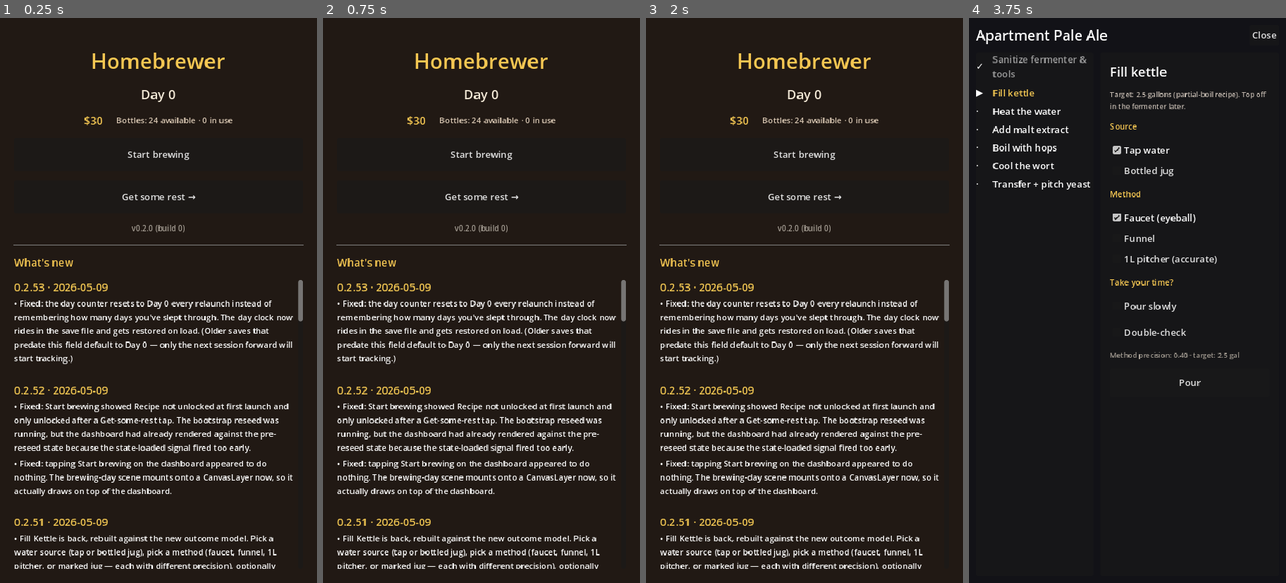
Above: before the commit, frames 1-4 (left to right).
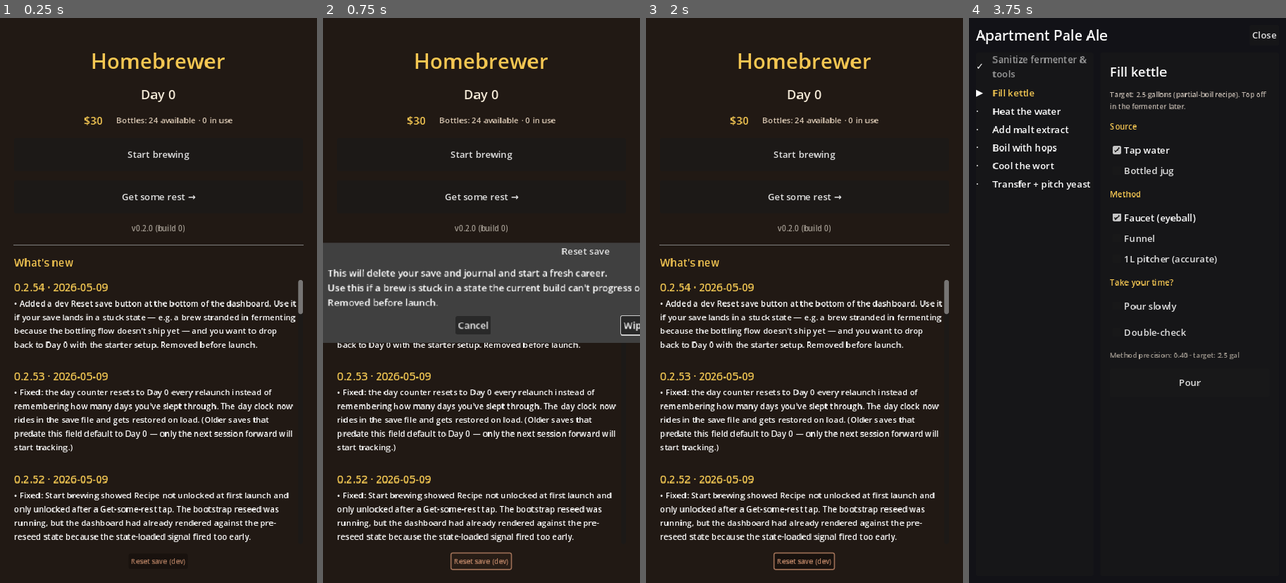
Above: after the commit, the same moments.

Repository: Shadaeiou/homebrewer
Game: Godot game, scene res://scenes/main.tscn
Same seed, same stepped clock (60 frames per second), same inputs: the game is played once before the commit and once after it.
Inputs (mouse positions are in pixels of both pictures, inside the frame that each line leads up to):
- Up to frame 1 (0.25 s): no input
- Up to frame 2 (0.75 s): click (481, 560) at 0.5 s, where only the run after the commit has a clickable "Reset save (dev)"
- Up to frame 3 (2 s): click (794, 323) at 1.25 s, where only the run after the commit has a clickable "Cancel"
- Up to frame 4 (3.75 s): click "Start brewing" at 2 s; click "Start brewing" at 2.75 s; click "Continue" at 3.5 s

The runs differ from the first frame. In frame 1, 9.7% of the frame differs, in the area x 4-96%, y 47-98%; in frame 2, 25%, in the area x 0-100%, y 39-98%; in frame 3, 9.8%; in frame 4, less than 0.1%.

Commit message:
Add dev "Reset save" button + plug test save-leak
Players can land in stuck states while v1 mini-games are still
landing — the canonical one right now is a brew stranded in
FERMENTING because the bottling flow hasn't shipped, so
free_fermenter_count() is 0 forever and Start brewing greys out
permanently. Until bottling lands, give them an escape hatch.

systems/save_service.gd
  + wipe_and_reset(): deletes save.json + save.json.tmp + journal.jsonl,
    then GameState.reset_to_new_career(). reset_to_new_career fires
    notify_state_loaded so the dashboard re-renders against the fresh
    tree without a relaunch.

scenes/dashboard.tscn
  + DevResetButton: small dim-orange button below the changelog scroll,
    "Reset save (dev)". Modulate Color(0.78, 0.55, 0.42) and font_size 12
    keep it visually subordinate.
  + ResetConfirmDialog: ConfirmationDialog with copy that explains what
    state gets wiped (save + journal) and that the button is dev-only,
    so a player who taps by accident has a clear cancel path.

scripts/dashboard.gd
  Wire the button → popup confirm → SaveService.wipe_and_reset.

tests/scene/test_save_round_trip.gd
  test_day_clock_persists_through_round_trip was calling
  TimeService.advance_day() which fires SaveService.save_now and
  writes user://save.json. The screenshot harness then loaded that
  save next dev-check pass, so main.png showed Day 7 instead of Day 0.
  Replaced with a direct GameState.data["player_meta"]["day_clock"] = 7
  poke that doesn't tick TimeService and resets player_meta after.

76/76 tests, 287 asserts. screenshots/main.png shows Reset save (dev)
sitting at the bottom of the dashboard. changelog 0.2.54.

Diff:
--- a/godot/data/changelog.json
+++ b/godot/data/changelog.json
@@ -1,4 +1,11 @@
 [
+  {
+    "version": "0.2.54",
+    "date": "2026-05-09",
+    "bullets": [
+      "Added a dev Reset save button at the bottom of the dashboard. Use it if your save lands in a stuck state — e.g. a brew stranded in fermenting because the bottling flow doesn't ship yet — and you want to drop back to Day 0 with the starter setup. Removed before launch."
+    ]
+  },
   {
     "version": "0.2.53",
     "date": "2026-05-09",
--- a/godot/scenes/dashboard.tscn
+++ b/godot/scenes/dashboard.tscn
@@ -141,3 +141,20 @@
 layout_mode = 2
 size_flags_horizontal = 3
 theme_override_constants/separation = 12
+
+[node name="DevResetButton" type="Button" parent="Margin/Body"]
+unique_name_in_owner = true
+layout_mode = 2
+size_flags_horizontal = 4
+text = "Reset save (dev)"
+modulate = Color(0.78, 0.55, 0.42, 1)
+theme_override_font_sizes/font_size = 12
+
+[node name="ResetConfirmDialog" type="ConfirmationDialog" parent="."]
+unique_name_in_owner = true
+title = "Reset save"
+ok_button_text = "Wipe and start over"
+cancel_button_text = "Cancel"
+dialog_text = "This will delete your save and journal and start a fresh career.
+Use this if a brew is stuck in a state the current build can't progress out of (no bottling, no anomaly recovery, etc.).
+Removed before launch."
--- a/godot/scripts/dashboard.gd
+++ b/godot/scripts/dashboard.gd
@@ -29,11 +29,15 @@
 @onready var update_label: Label = %UpdateLabel
 @onready var update_button: Button = %UpdateButton
 @onready var changelog_container: VBoxContainer = %ChangelogContainer
+@onready var dev_reset_button: Button = %DevResetButton
+@onready var reset_confirm_dialog: ConfirmationDialog = %ResetConfirmDialog
 
 func _ready() -> void:
 	version_label.text = Version.full()
 	rest_button.pressed.connect(_on_rest_pressed)
 	start_brewing_button.pressed.connect(_on_start_brewing_pressed)
+	dev_reset_button.pressed.connect(_on_dev_reset_pressed)
+	reset_confirm_dialog.confirmed.connect(_on_dev_reset_confirmed)
 	Updater.update_available.connect(_on_update_available)
 	update_button.pressed.connect(Updater.install_update)
 	GameState.state_loaded.connect(_render_state)
@@ -46,6 +50,12 @@
 func _on_rest_pressed() -> void:
 	# The canonical day-clock advance per 4.1. SaveService auto-saves on this.
 	TimeService.advance_day()
+
+func _on_dev_reset_pressed() -> void:
+	reset_confirm_dialog.popup_centered()
+
+func _on_dev_reset_confirmed() -> void:
+	SaveService.wipe_and_reset()
 
 func _on_day_advanced(_new_day: int) -> void:
 	_render_state()
--- a/godot/systems/save_service.gd
+++ b/godot/systems/save_service.gd
@@ -139,6 +139,20 @@
 	## can express intent.
 	save_now()
 
+func wipe_and_reset() -> void:
+	## Dev affordance: delete the save + journal and re-bootstrap from a
+	## fresh career. UI surfaces this behind a "Reset save (dev)" button
+	## while the v1 mini-games are still landing — players hit stuck states
+	## (e.g., a brew stranded in FERMENTING with no bottling flow yet) and
+	## need to reach a clean baseline. Removed before launch.
+	if FileAccess.file_exists(SAVE_PATH):
+		DirAccess.remove_absolute(ProjectSettings.globalize_path(SAVE_PATH))
+	if FileAccess.file_exists(SAVE_TMP_PATH):
+		DirAccess.remove_absolute(ProjectSettings.globalize_path(SAVE_TMP_PATH))
+	if FileAccess.file_exists(JOURNAL_PATH):
+		DirAccess.remove_absolute(ProjectSettings.globalize_path(JOURNAL_PATH))
+	GameState.reset_to_new_career()
+
 func _on_day_advanced(_new_day: int) -> void:
 	save_now()
 
--- a/godot/tests/scene/test_save_round_trip.gd
+++ b/godot/tests/scene/test_save_round_trip.gd
@@ -77,14 +77,21 @@
 	# Get-some-rest taps must not vanish on relaunch. The day clock now
 	# rides on data["player_meta"]["day_clock"]; advance_day mirrors the
 	# runtime clock into it so save_now picks it up.
-	for _i in range(7):
-		TimeService.advance_day()
+	#
+	# We poke player_meta directly here rather than calling
+	# TimeService.advance_day() — advance_day fires SaveService.save_now,
+	# which writes to user://save.json and leaks test state into the
+	# dev save (the screenshot harness loads it next dev-check run).
+	GameState.data["player_meta"]["day_clock"] = 7
 	var loaded := _parse(_serialize())
 	assert_eq(int(loaded["player_meta"]["day_clock"]), 7)
 	# Round trip into a fresh state — adopt() should restore TimeService.
 	GameState.adopt(loaded)
 	assert_eq(TimeService.day_clock, 7,
 		"adopt() must restore TimeService.day_clock from player_meta")
+	# Reset so subsequent tests start clean.
+	TimeService.day_clock = 0
+	GameState.data["player_meta"]["day_clock"] = 0
 
 func test_adopt_defaults_missing_day_clock_to_zero() -> void:
 	# A pre-day_clock save (no field at all) shouldn't crash; default 0.
